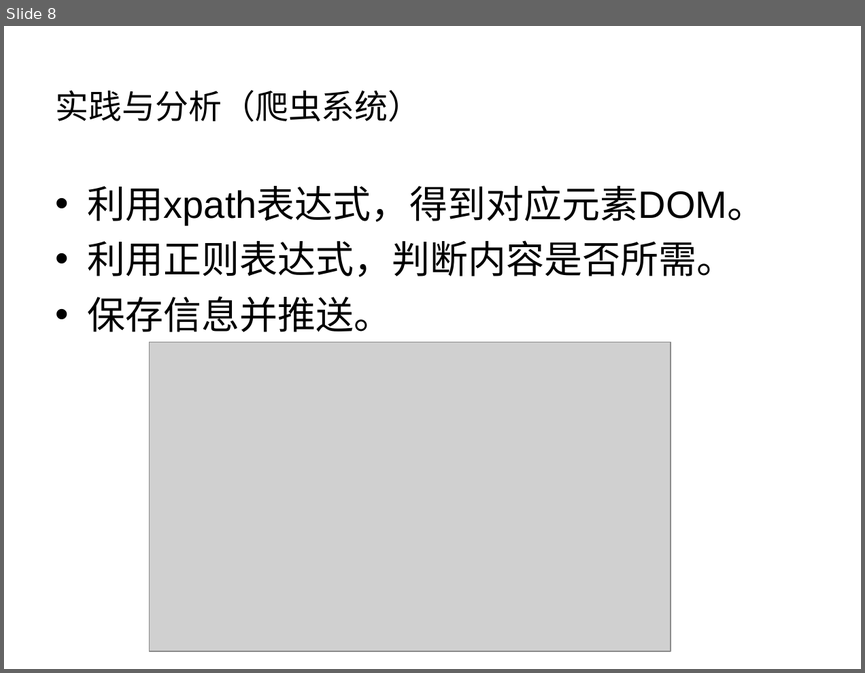
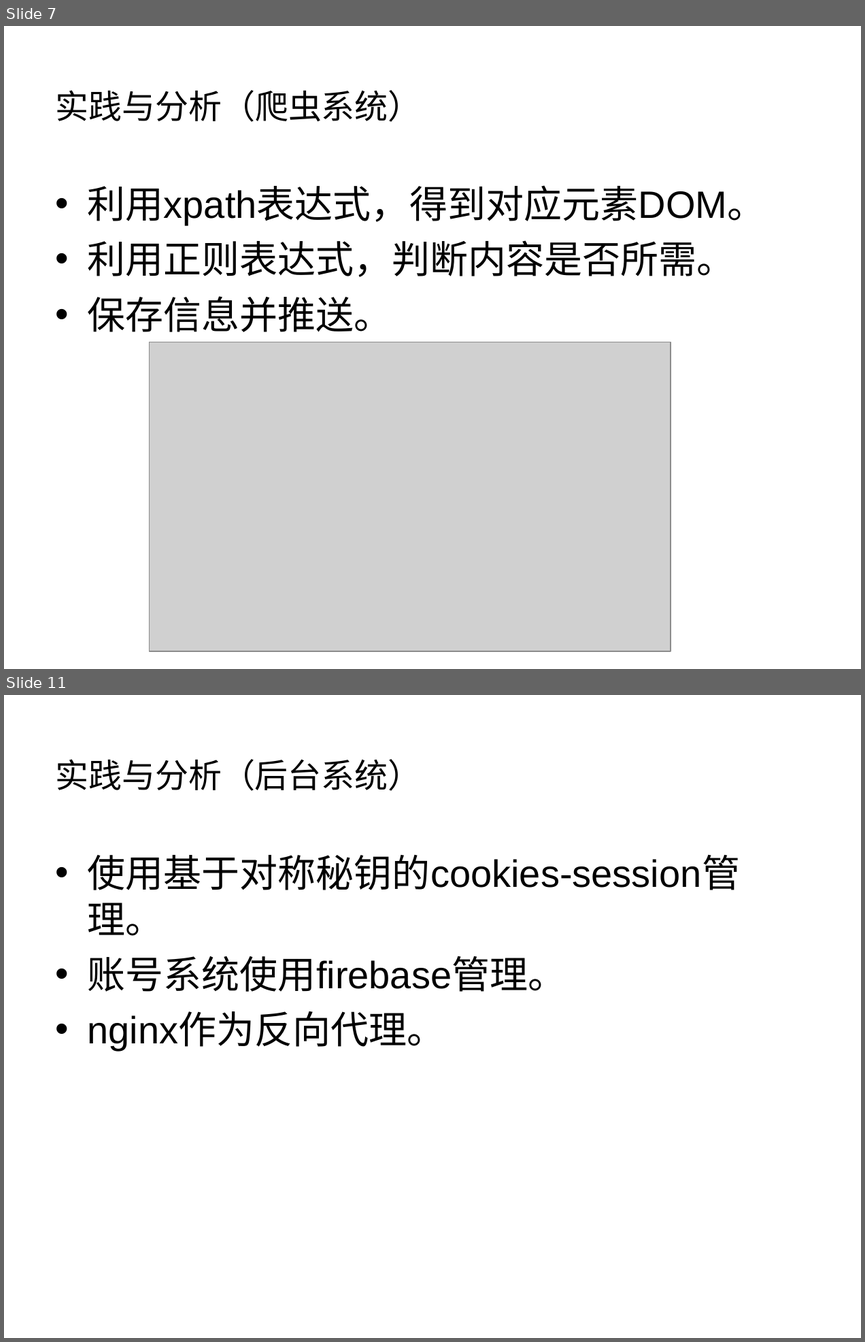
Before and after one commit to liuweiming1997/extensions, a slide deck: 论文.ppt. Shown one above the other, each under a label of ours: slide 8 before the commit, slides 7 and 11 after it; the slides between them are not shown. The pictures are 865x673 and 865x1342 pixels, drawn with LibreOffice and Linux fonts; fonts in the diff are those of the drawing; grey boxes stand for pictures. Boxes give left, top, right and bottom in pixels: in the first picture for what was removed or moved away, otherwise in the second. Text is boxed around its words. In the diff, an @@ line names an element or a change of style, - is before the commit and + after.

```diff
--- a/论文.ppt
+++ b/论文.ppt
@@ slide 11 added at bbox=[4, 695, 861, 1338], background #FFFFFF @@
@@ title added at bbox=[55, 759, 421, 791], 28 pt, text #000000 @@
+实践与分析（后台系统）
@@ text added at bbox=[88, 855, 740, 1051], 32 pt, text #000000 @@
+• 使用基于对称秘钥的cookies-session管理。
+• 账号系统使用firebase管理。
+• nginx作为反向代理。
@@ what was slide 8 is now slide 7 @@
```
Also in this commit, not shown: 4 slides changed, 4 other slides added, 2 slides removed.
